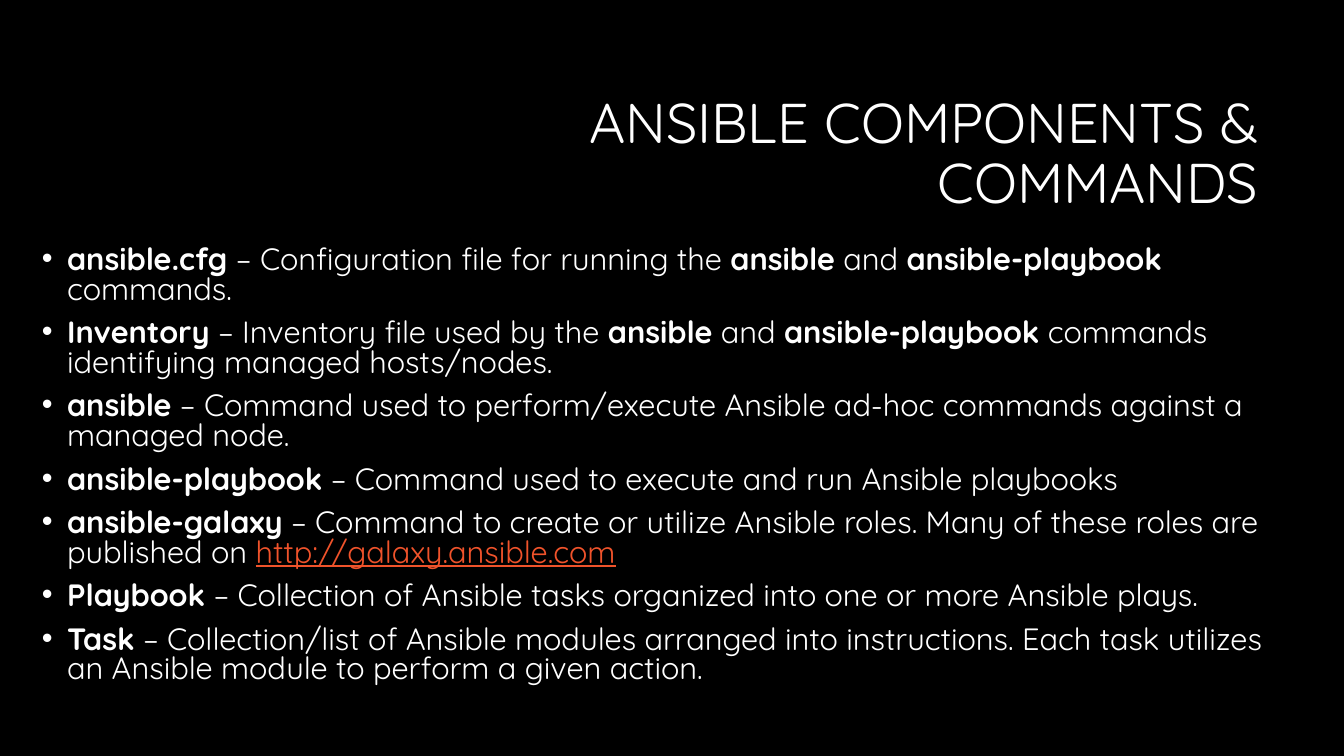
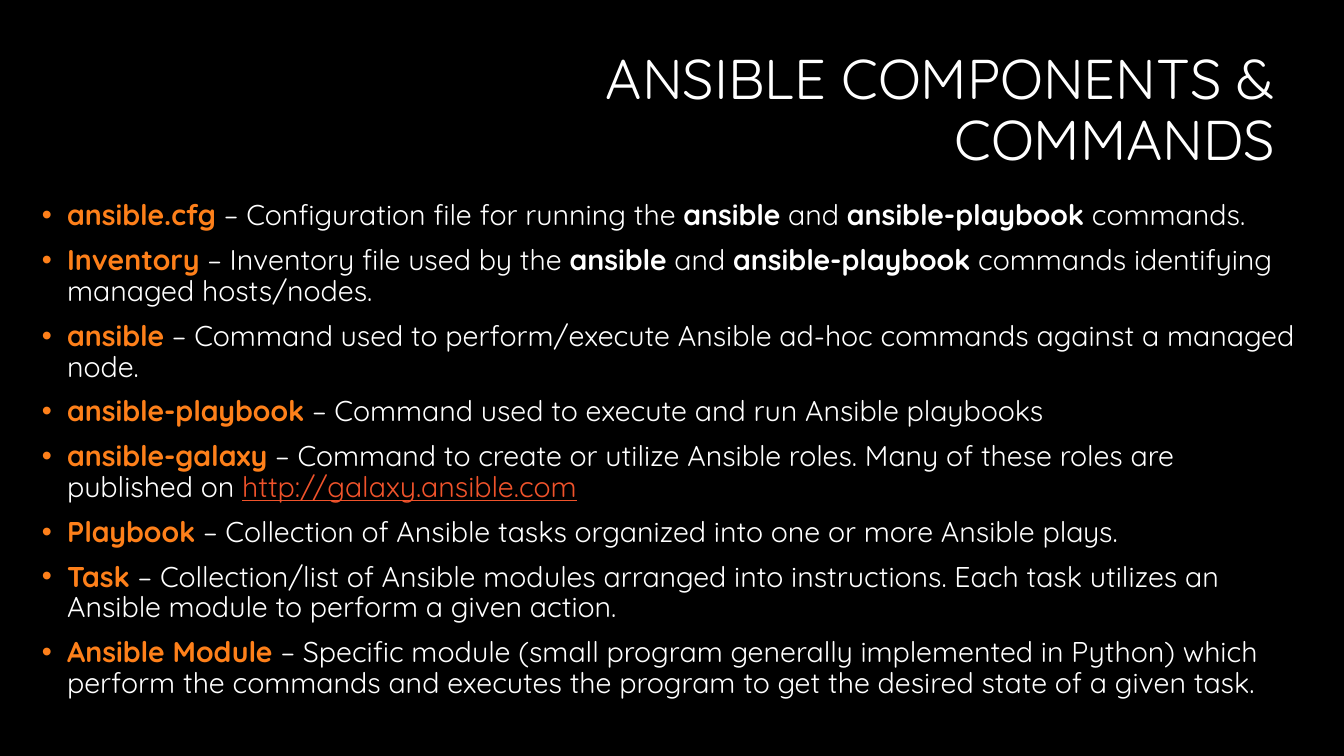
Before and after one commit to tmichett/LUG, a slide deck: slide 5 of Ansible_Roles/Presentation/CKB-LUG-Ansible.pptx. Drawn at 1344x756 pixels with LibreOffice and Linux fonts; fonts in the diff are those of the drawing; background and template pictures are left out. Boxes give left, top, right and bottom in pixels: in the first picture for what was removed or moved away, otherwise in the second. Text is boxed around its words. In the diff, an @@ line names an element or a change of style, - is before the commit and + after.

```diff
--- a/Ansible_Roles/Presentation/CKB-LUG-Ansible.pptx
+++ b/Ansible_Roles/Presentation/CKB-LUG-Ansible.pptx
@@ title "ANSIBLE COMPONENTS & COMMANDS": place and size @@
-title "ANSIBLE COMPONENTS & COMMANDS" at (589, 103, 1258, 204)
+title "ANSIBLE COMPONENTS & COMMANDS" at (606, 59, 1275, 161)
@@ text "ansible.cfg – Configuration file for ...": place and size @@
-text "ansible.cfg – Configuration file for ..." at (67, 247, 1262, 685)
+text "ansible.cfg – Configuration file for ..." at (67, 204, 1294, 699)
@@ text at (67, 204, 1294, 623): size 22 to 20.4 pt in "ansible.cfg – Configuration file for running the ...", "Inventory – Inventory file used by the ...", "ansible – Command used to perform/execute Ansible ...", "ansible-playbook – Command used to execute and ..." and 3 more places; text colour #FFFFFF to #FE801A in "ansible.cfg", "Inventory", "ansible", "ansible-playbook" and 3 more places; line spacing 0.8 to 0.9 @@
@@ text at (67, 641, 1258, 699): paragraph added @@
+• Ansible Module – Specific module (small program generally implemented in Python) which perform the commands and executes the program to get the desired state of a given task.
```
Also in this commit, not shown: 6 other slides changed, 2 slides added, 1 other file.
